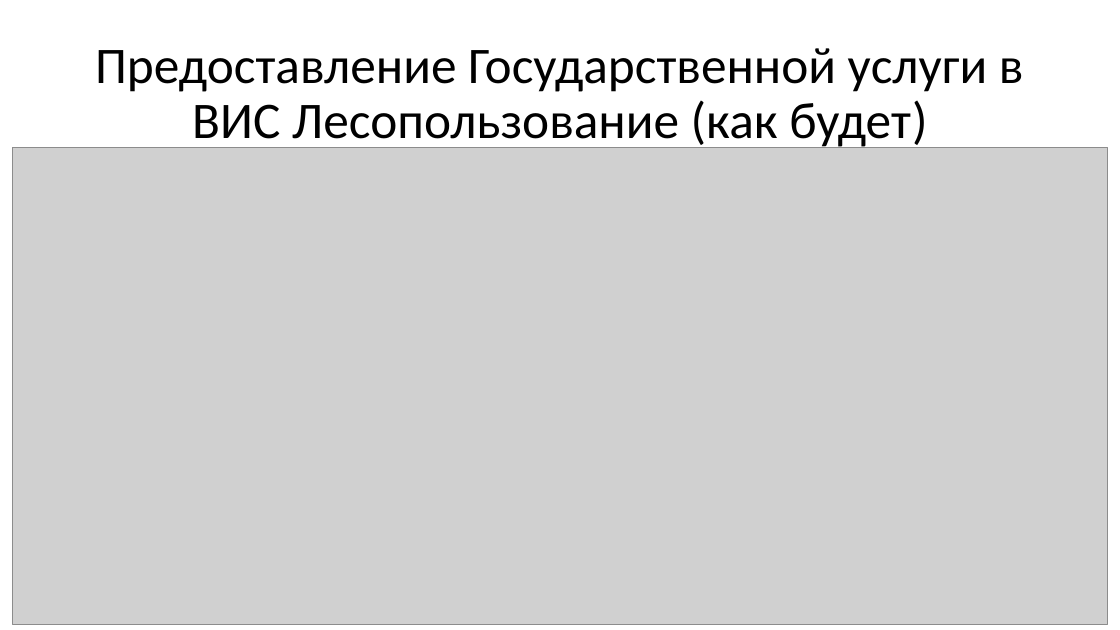
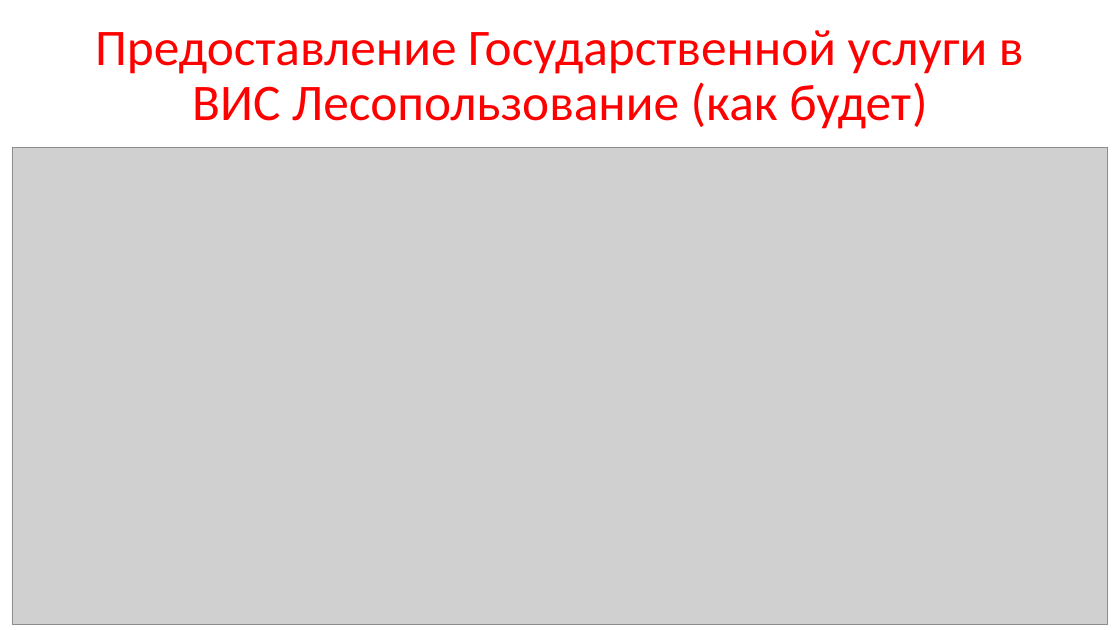
Before and after one commit to mcdodik20008/docs, a slide deck: slide 7 of Презентация.pptx. Drawn at 1120x630 pixels with LibreOffice and Linux fonts; fonts in the diff are those of the drawing; grey boxes stand for pictures. Boxes give left, top, right and bottom in pixels: in the first picture for what was removed or moved away, otherwise in the second. Text is boxed around its words. In the diff, an @@ line names an element or a change of style, - is before the commit and + after.

```diff
--- a/Презентация.pptx
+++ b/Презентация.pptx
@@ title "Предоставление Государственной услуги в ВИС ...": place and size @@
-title "Предоставление Государственной услуги в ВИС ..." at box(95, 48, 1024, 151)
+title "Предоставление Государственной услуги в ВИС ..." at box(95, 30, 1024, 129)
@@ title "Предоставление Государственной услуги в ВИС ..." at box(95, 30, 1024, 129): text colour #303030 to #FF0000 @@
```
Also in this commit, not shown: 11 other slides changed, 1 slide added, 1 slide removed.
